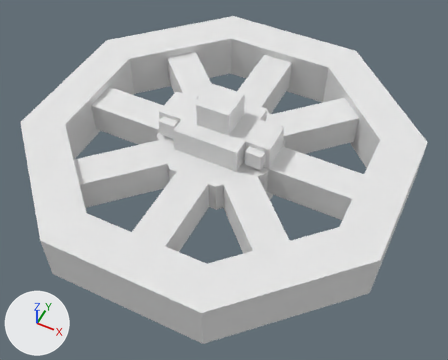
The OBJ model src/main/resources/assets/createkinetic/models/block/gyroscope/flywheel.obj as it was, and as the next commit left it.
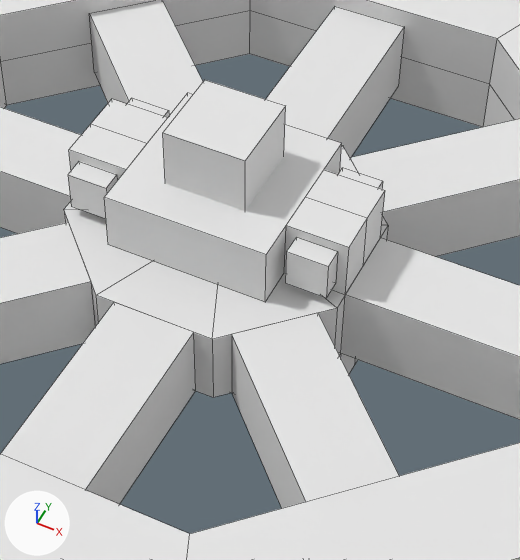
Each version appears first whole from a 50 mm camera at (1.99, -3.42, 3.83) aimed at (0.56, -0.57, 0.27), and next in a close-up on the part from 29% to 75% of the width and 15% to 76% of the height. The axes (+X, +Y, +Z) are drawn at lower left. The lights are the same throughout. The first two pictures are the older version. The close-ups show mesh edges as thin lines. Where no turn or scale is listed for an object, it has been applied to the vertices.

The first close-up shows 'cube.008_cube.006'.
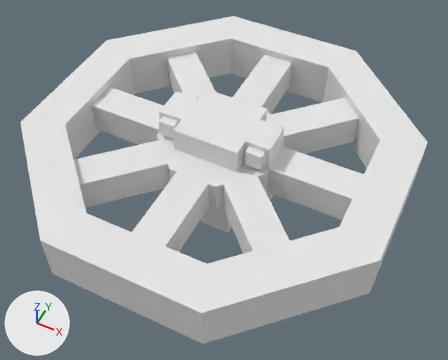
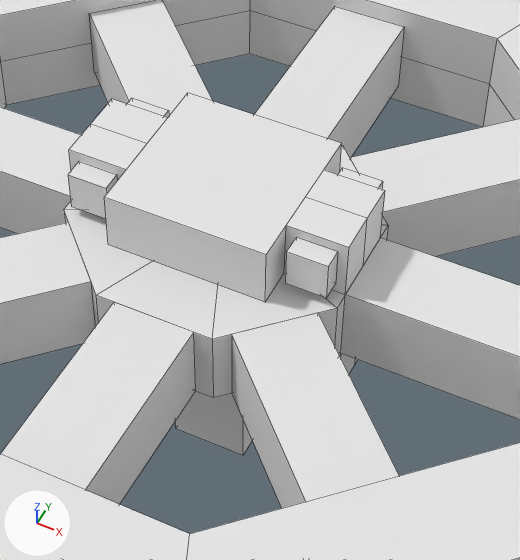
Commit message: update flywheel

Location of each change, [x1, y1, x2, y2] in pixels of the close-ups (520 x 560 px; the box of a moved part takes in the faces that stretch with it):
part 1 of me_cube_008_cube_006, moved or reshaped: before [163, 80, 286, 211]; after [176, 391, 252, 455]

The change, as a list of edits to the scene's bpy script:
```text
Change me_cube_008_cube_006:
    used by ob_cube_008_cube_006; location = (0.0, 0.0, 0.0)
    remove me_cube_008_cube_006.from_pydata(...)  # 258 vertices, 186 faces, 8 loose edges; spans x -0.87..1.87, y -1.87..0.87, z 0.0..1.0
    add me_cube_008_cube_006.from_pydata(...)  # 258 vertices, 186 faces, 8 loose edges; spans x -0.87..1.87, y -1.87..0.87, z -0.3..0.81
    me_cube_008_cube_006 part 1: the loose piece of 8 vertices spanning x 0.38..0.62, y -0.62..-0.37, z 0.0..1.0 is moved by (0.0, 0.0, -0.3)
```
